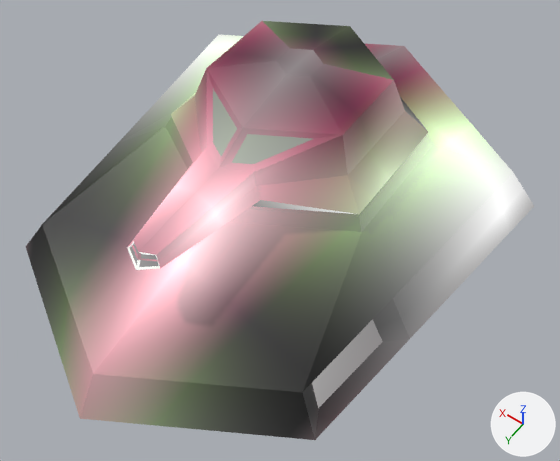
Renders of the Blender file Assets/Models/Units/Tank.blend from each side of a commit.
One viewpoint serves both versions: a camera (50 mm lens) standing at (-0.93, 1.31, 2.051) and looking at (-0.113, 0.166, 0.254). The axes (+X, +Y, +Z) are drawn at lower right. The lights are the same throughout.

Objects in the first picture: 'Tank Body', 'TankTurret'.
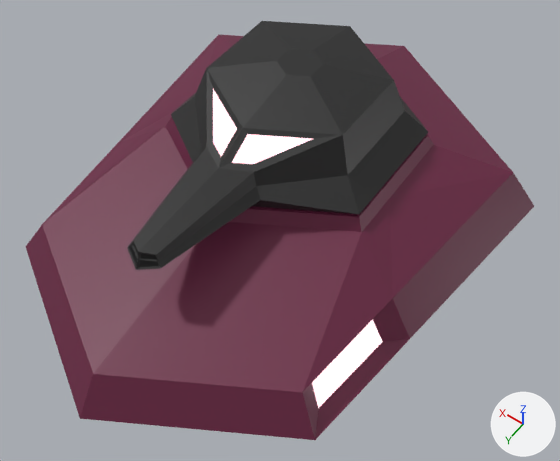
The change, as JSON lines over the scene's bpy script:
```json
{"block": "mat_material", "where": "n2 = _N.new('ShaderNodeTexImage'); n2.name = 'Image Texture'"}
{"op": "add", "block": "mat_material", "code": "n2.interpolation = 'Closest'"}
{"block": "mat_material", "where": "n3 = _N.new('ShaderNodeTexImage'); n3.name = 'Image Texture.001'"}
{"op": "add", "block": "mat_material", "code": "n3.interpolation = 'Closest'"}
{"block": "me_tile_004", "where": "me_tile_004.from_pydata(...)  # 29 vertices, 24 faces; spans x -0.66..0.0, y 0.13..0.41, z -0.91..0.85"}
{"block": "me_tile_004", "where": "# used by ob_tank_body; location = (0.0, 0.0, 0.0); rotation_euler = (1.571, 0.0, 0.0), in degrees (90, 0, 0)"}
{"block": "me_tile_004", "change": "me_tile_004 part 1: texture (UV) coordinates of 24 of 24 faces, centred in x -0.58..-0.11, y 0.13..0.41, z -0.72..0.66, changed; they spanned u 0.0..0.99, v 0.0..0.99 and now span u 0.01..0.29, v 0.18..0.9"}
{"block": "me_tile_005", "where": "me_tile_005.from_pydata(...)  # 41 vertices, 38 faces; spans x -0.333..0.0, y 0.426..0.656, z -0.618..0.471"}
{"block": "me_tile_005", "where": "# used by ob_tankturret; location = (0.0, 0.0, 0.0); rotation_euler = (1.571, 0.0, 0.0), in degrees (90, 0, 0)"}
{"block": "me_tile_005", "change": "me_tile_005 part 2: texture (UV) coordinates of 38 of 38 faces, centred in x -0.299..0.0, y 0.451..0.656, z -0.609..0.345, changed; they spanned u 0.0..1.0, v 0.0..1.0 and now span u 0.08..0.84, v 0.16..0.39"}
```

Location of each change, (x1, y1, x2, y2) in pixels of the pictures (560 x 461 px):
```json
{"object": "Tank Body", "change": "surface changed", "before": [26, 35, 534, 440], "after": [26, 35, 534, 440]}
{"object": "TankTurret", "change": "surface changed", "before": [127, 21, 428, 270], "after": [127, 21, 428, 270]}
```
